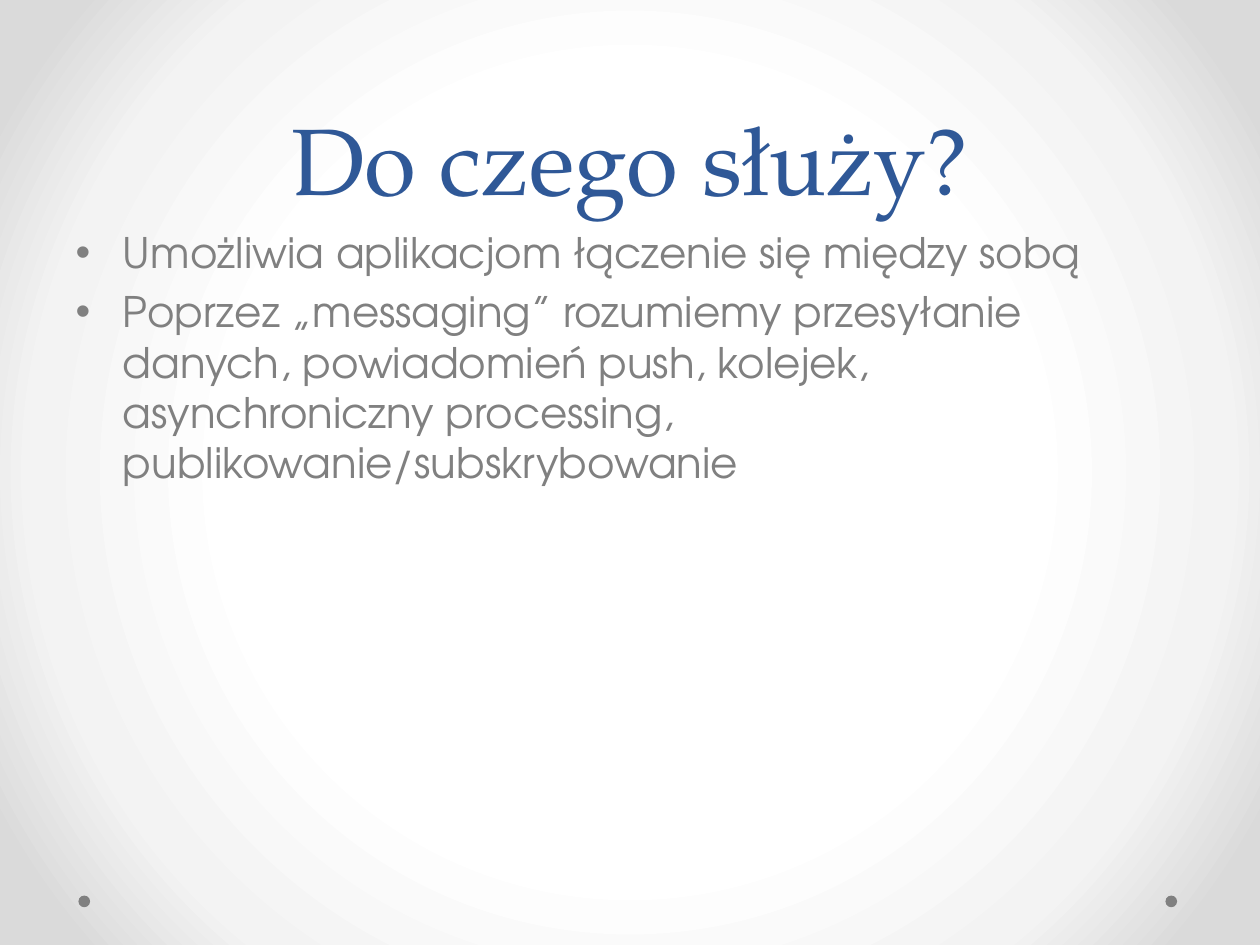
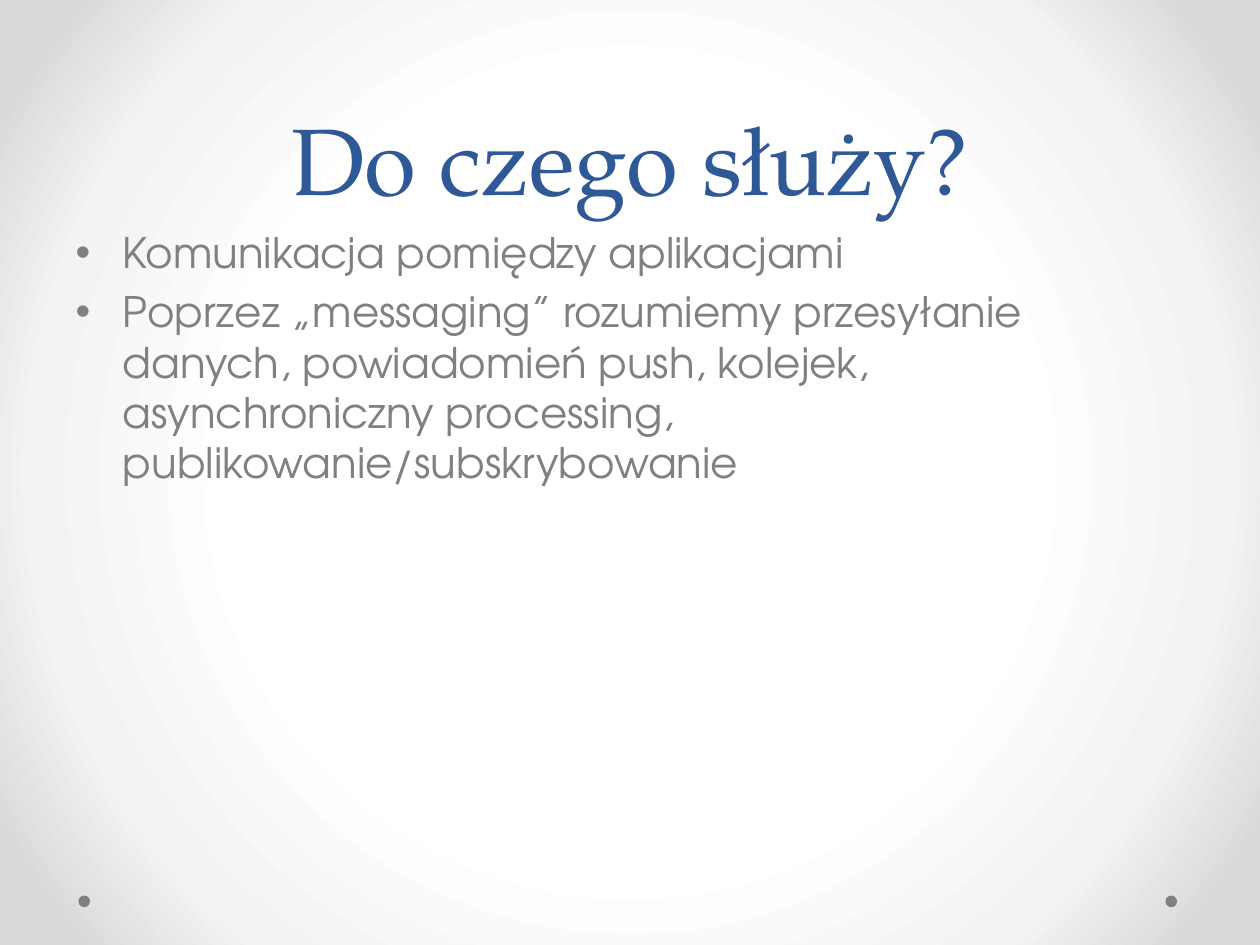
Before and after one commit to kajto/erlang-project, a slide deck: slide 3 of RabbitMQ.pptx. Drawn at 1260x945 pixels with LibreOffice and Linux fonts; fonts in the diff are those of the drawing. Boxes give left, top, right and bottom in pixels: in the first picture for what was removed or moved away, otherwise in the second. Text is boxed around its words. In the diff, an @@ line names an element or a change of style, - is before the commit and + after.

```diff
--- a/RabbitMQ.pptx
+++ b/RabbitMQ.pptx
@@ text at box(123, 237, 844, 279): text changed @@
-• Umożliwia aplikacjom łączenie się między sobą
+• Komunikacja pomiędzy aplikacjami
```
Also in this commit, not shown: 3 other slides changed, 15 slides added, 1 slide removed, 2 other files.
